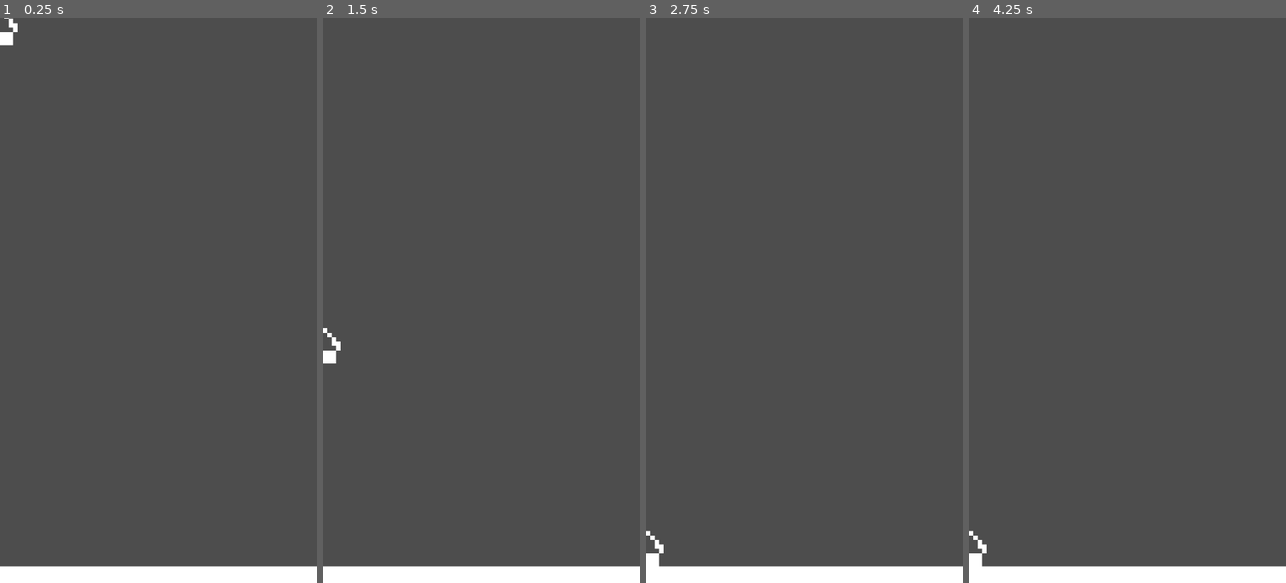
Above: before the commit, frames 1-4 (left to right).
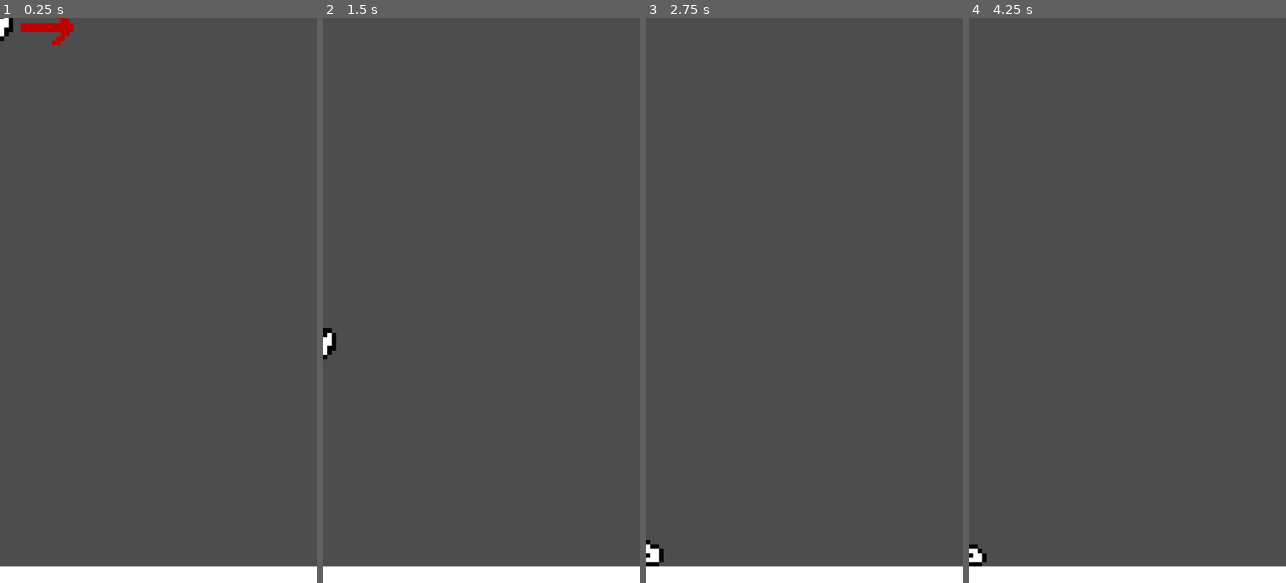
Above: after the commit, the same moments.

Repository: Koloss0/Out-Of-The-Gutter
Game: Godot game, scene res://Test Scenes/player_tests.tscn
Two runs of this game, one before a commit and one after it. Both use one fixed random seed, a clock stepped at 60 frames per second and the inputs below. This scene is started directly instead of the project's main scene.
Inputs (mouse positions are in pixels of both pictures, inside the frame that each line leads up to):
- Up to frame 1 (0.25 s): no input
- Up to frame 2 (1.5 s): move the mouse to (551, 272) at 0.52 s; hold Right (ui_right) from 0.53 s (still down); click (551, 272) at 0.67 s; move the mouse to (418, 328) at 1.27 s; click (418, 328) at 1.42 s
- Up to frame 3 (2.75 s): move the mouse to (836, 176) at 2.02 s; release Right (ui_right) at 2.03 s; hold Left (ui_left) from 2.03 s (still down); click (836, 176) at 2.17 s
- Up to frame 4 (4.25 s): tap Enter at 2.75 s; move the mouse to (1111, 413) at 2.77 s; release Left (ui_left) at 2.78 s; hold Right (ui_right) from 2.78 s (still down); click (1111, 413) at 2.92 s; move the mouse to (1222, 385) at 3.52 s; click (1222, 385) at 3.67 s

The runs differ from the first frame. In frame 1, 0.6% of the frame differs, in the area x 0-24%, y 0-5%; in frame 2, 0.3%; in frame 3, 0.2%; in frame 4, 0.2%.

Commit message:
Improve player

Diff:
--- a/Scenes/player.tscn
+++ b/Scenes/player.tscn
@@ -1,28 +1,33 @@
-[gd_scene load_steps=8 format=3 uid="uid://bgrr60hlm211y"]
+[gd_scene load_steps=11 format=3 uid="uid://c2kyi5my4bgbh"]
 
-[ext_resource type="Texture2D" uid="uid://c807howv6glap" path="res://Art/PlaceholderSlime.png" id="1_3r0mw"]
 [ext_resource type="Script" path="res://Scripts/Player.gd" id="1_is82o"]
+[ext_resource type="Texture2D" uid="uid://bffpw037fjn2f" path="res://Art/slimes.png" id="2_u3dem"]
+[ext_resource type="Texture2D" uid="uid://mnqxg8bp8gs" path="res://Art/Arrow.png" id="3_wupy3"]
 
-[sub_resource type="AtlasTexture" id="AtlasTexture_a1f8d"]
-atlas = ExtResource("1_3r0mw")
+[sub_resource type="AtlasTexture" id="AtlasTexture_wobwv"]
+atlas = ExtResource("2_u3dem")
 region = Rect2(0, 0, 8, 8)
 
-[sub_resource type="AtlasTexture" id="AtlasTexture_c1edh"]
-atlas = ExtResource("1_3r0mw")
+[sub_resource type="AtlasTexture" id="AtlasTexture_p5vf0"]
+atlas = ExtResource("2_u3dem")
 region = Rect2(8, 0, 8, 8)
 
-[sub_resource type="AtlasTexture" id="AtlasTexture_lgpof"]
-atlas = ExtResource("1_3r0mw")
+[sub_resource type="AtlasTexture" id="AtlasTexture_j2ugk"]
+atlas = ExtResource("2_u3dem")
+region = Rect2(32, 0, 8, 8)
+
+[sub_resource type="AtlasTexture" id="AtlasTexture_1opqb"]
+atlas = ExtResource("2_u3dem")
 region = Rect2(16, 0, 8, 8)
 
 [sub_resource type="SpriteFrames" id="SpriteFrames_kg5xq"]
 animations = [{
 "frames": [{
 "duration": 1.0,
-"texture": SubResource("AtlasTexture_a1f8d")
+"texture": SubResource("AtlasTexture_wobwv")
 }, {
 "duration": 1.0,
-"texture": SubResource("AtlasTexture_c1edh")
+"texture": SubResource("AtlasTexture_p5vf0")
 }],
 "loop": true,
 "name": &"idle",
@@ -30,26 +35,55 @@
 }, {
 "frames": [{
 "duration": 1.0,
-"texture": SubResource("AtlasTexture_lgpof")
+"texture": SubResource("AtlasTexture_j2ugk")
 }],
 "loop": true,
 "name": &"jump",
+"speed": 5.0
+}, {
+"frames": [{
+"duration": 1.0,
+"texture": SubResource("AtlasTexture_1opqb")
+}],
+"loop": true,
+"name": &"squish",
 "speed": 5.0
 }]
 
 [sub_resource type="RectangleShape2D" id="RectangleShape2D_jbuoc"]
 size = Vector2(120, 120)
 
+[sub_resource type="CircleShape2D" id="CircleShape2D_eo8gd"]
+radius = 300.217
+
 [node name="Player" type="CharacterBody2D"]
-input_pickable = true
 script = ExtResource("1_is82o")
 
 [node name="Sprite2D" type="AnimatedSprite2D" parent="."]
 texture_filter = 1
 scale = Vector2(15, 15)
 sprite_frames = SubResource("SpriteFrames_kg5xq")
-animation = &"idle"
-frame_progress = 0.931497
+animation = &"jump"
 
 [node name="CollisionShape2D" type="CollisionShape2D" parent="."]
 shape = SubResource("RectangleShape2D_jbuoc")
+
+[node name="Arrow" type="Sprite2D" parent="."]
+texture_filter = 1
+scale = Vector2(15, 15)
+texture = ExtResource("3_wupy3")
+offset = Vector2(10.745, 0)
+
+[node name="TouchBox" type="Area2D" parent="."]
+
+[node name="CollisionShape2D" type="CollisionShape2D" parent="TouchBox"]
+shape = SubResource("CircleShape2D_eo8gd")
+
+[node name="RayCast2D" type="RayCast2D" parent="."]
+position = Vector2(-59, 22)
+
+[node name="RayCast2D2" type="RayCast2D" parent="."]
+position = Vector2(0, 21)
+
+[node name="RayCast2D3" type="RayCast2D" parent="."]
+position = Vector2(60, 21)
--- a/Scripts/Player.gd
+++ b/Scripts/Player.gd
@@ -1,20 +1,21 @@
 extends CharacterBody2D
 
-@export var jump_force := 600.0
+@export var jump_force := 1000.0
 @export var friction := 0.95
 
-var held_down := false
+var held_down := false : set = set_held_down
 
 var jump_velocity := Vector2.ZERO
+var hold_delta := Vector2.ZERO
 
 # Get the gravity from the project settings to be synced with RigidBody nodes.
 var gravity = ProjectSettings.get_setting("physics/2d/default_gravity")
 
 func _ready():
-	input_event.connect(on_collider_input)
+	$TouchBox.input_event.connect(on_touch_box_input)
 
 func _physics_process(delta):
-	if is_on_floor():
+	if on_ground():
 		if jump_velocity.length() > 0.0:
 			velocity += jump_velocity;
 			jump_velocity = Vector2.ZERO
@@ -30,17 +31,41 @@
 	#else:
 		#velocity.x = move_toward(velocity.x, 0, SPEED)
 
+	if not held_down:
+		if on_ground():
+			$Sprite2D.play("idle")
+		else:
+			$Sprite2D.play("jump")
+
+	if held_down and on_ground():
+		$Sprite2D.play("squish")
+
 	move_and_slide()
 
+func _process(delta):
+	if held_down:
+		$Arrow.rotation = hold_delta.angle()
 
-func on_collider_input(viewport: Node, event: InputEvent, shape_idx: int):
+func on_touch_box_input(viewport: Node, event: InputEvent, shape_idx: int):
 	if event is InputEventMouseButton:
-		held_down = true
+		set_held_down(true)
 
 func _input(event):
 	if event is InputEventMouseButton:
 		if not event.pressed:
 			if held_down:
-				var delta = event.position - position
-				jump_velocity = delta.normalized() * jump_force
-			held_down = false
+				jump_velocity = hold_delta.normalized() * jump_force
+			set_held_down(false)
+	if event is InputEventMouseMotion:
+		if held_down:
+			hold_delta = event.position - position
+
+func set_held_down(new_held_down: bool):
+	held_down = new_held_down
+	$Arrow.visible = held_down
+
+	if not held_down:
+		$Sprite2D.play("idle")
+
+func on_ground() -> bool:
+	return $RayCast2D.is_colliding() or $RayCast2D2.is_colliding() or $RayCast2D3.is_colliding()
--- a/project.godot
+++ b/project.godot
@@ -28,3 +28,8 @@
 window/size/window_height_override=711
 window/stretch/mode="viewport"
 window/handheld/orientation=1
+
+[layer_names]
+
+2d_physics/layer_1="Ground"
+2d_physics/layer_2="Player"
Binary file added: Art/Arrow.png
Not shown, added: Art/Arrow.png.import
Binary file added: Art/slimes.png
Not shown, added: Art/slimes.png.import
Not shown: 1 places in Test Scenes/player_tests.tscn that only renumber resources
